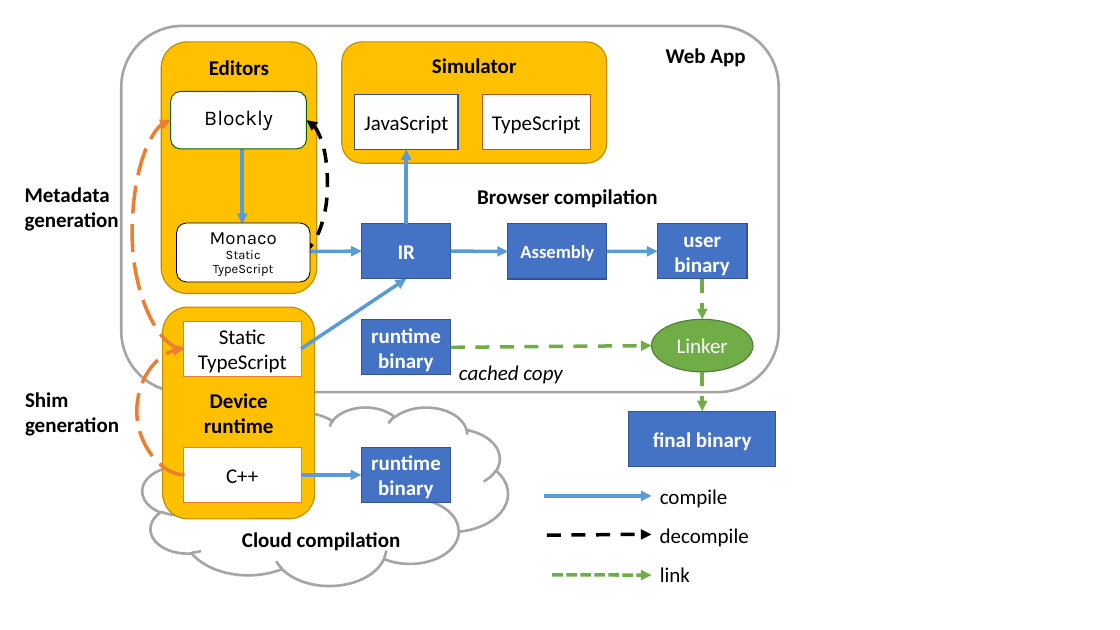
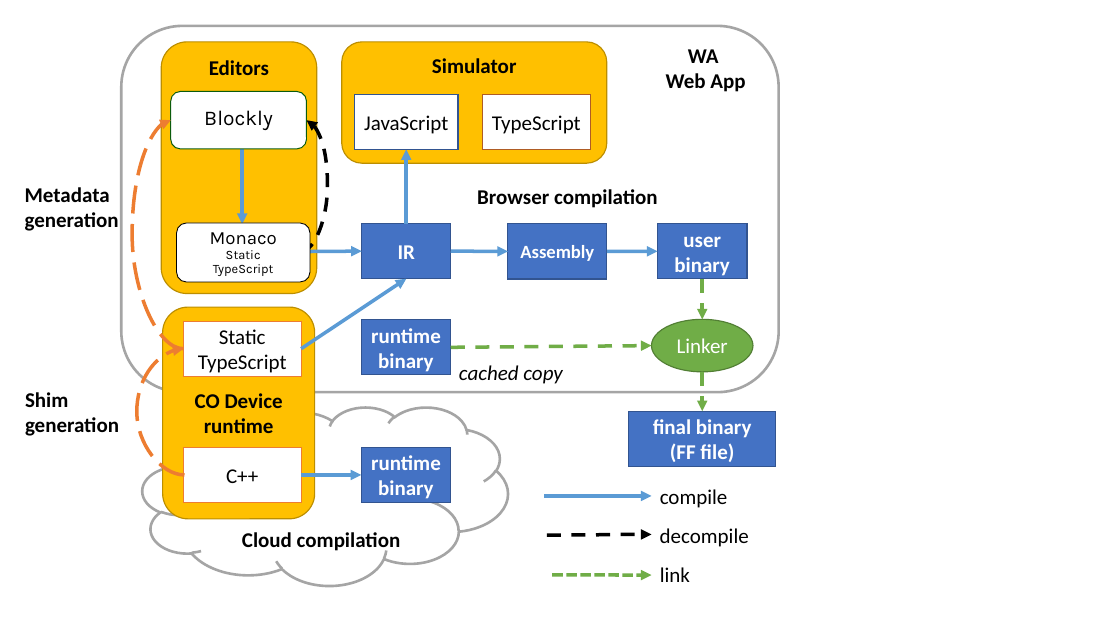
Before and after one commit to microsoft/pxt, a slide deck: slide 2 of papers/lctes/diagrams.pptx. Drawn at 1120x630 pixels with LibreOffice and Linux fonts; fonts in the diff are those of the drawing. Boxes give left, top, right and bottom in pixels: in the first picture for what was removed or moved away, otherwise in the second. Text is boxed around its words. In the diff, an @@ line names an element or a change of style, - is before the commit and + after.

```diff
--- a/papers/lctes/diagrams.pptx
+++ b/papers/lctes/diagrams.pptx
@@ text at <box>688,49,719,63</box>: paragraph added @@
+WA
@@ text in rounded rectangle at <box>195,393,283,408</box>: text changed @@
-Device
+CO Device
@@ text in rectangle at <box>670,443,734,462</box>: paragraph added @@
+(FF file)
```
Also in this commit, not shown: 2 other files.
